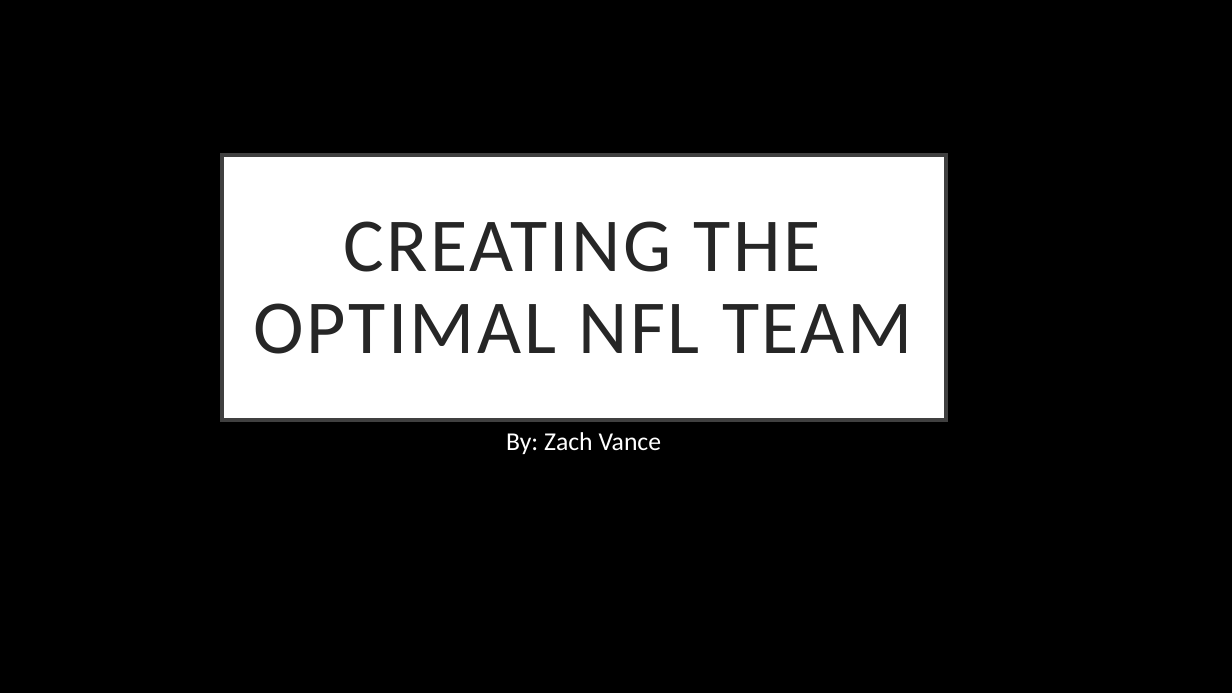
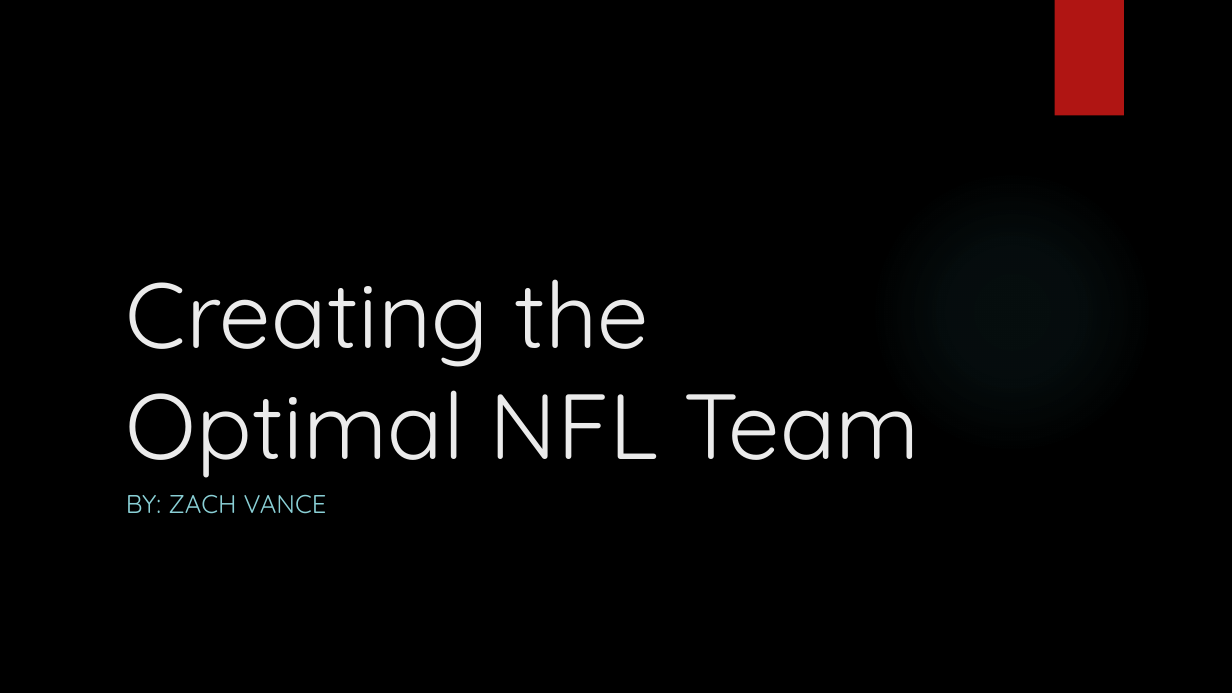
Before and after one commit to zvance1/win-now, a slide deck: slide 1 of presentation/projectPresentaion.pptx. Drawn at 1232x693 pixels with LibreOffice and Linux fonts; fonts in the diff are those of the drawing; background and template pictures are left out. Boxes give left, top, right and bottom in pixels: in the first picture for what was removed or moved away, otherwise in the second. Text is boxed around its words. In the diff, an @@ line names an element or a change of style, - is before the commit and + after.

```diff
--- a/presentation/projectPresentaion.pptx
+++ b/presentation/projectPresentaion.pptx
@@ rectangle added at <box>1055,0,1124,116</box>, fill #B01513 @@
@@ title "Creating the Optimal NFL Team": place and size @@
-title "Creating the Optimal NFL Team" at <box>222,155,946,421</box>
+title "Creating the Optimal NFL Team" at <box>126,279,920,478</box>
@@ title "Creating the Optimal NFL Team" at <box>126,279,920,478</box>: vertical alignment middle to bottom; fill #FFFFFF to none; outline #404040 3 pt to none @@
@@ ellipse added at <box>870,169,1154,454</box>, fill gradient #50B9C1 @@
@@ title at <box>126,279,920,478</box>: text changed; size 59.4 to 72 pt; font Calibri to Quicksand; text colour #262626 to #EBEBEB @@
-CREATING THE OPTIMAL NFL TEAM
+Creating the Optimal NFL Team
@@ subtitle at <box>126,494,327,514</box>: text changed; font Calibri to Quicksand; text colour #FFFFFF to #8AD0D6 @@
-By: Zach Vance
+BY: ZACH VANCE
```
Also in this commit, not shown: 9 slides added, 1 slide removed, 2 other files.
